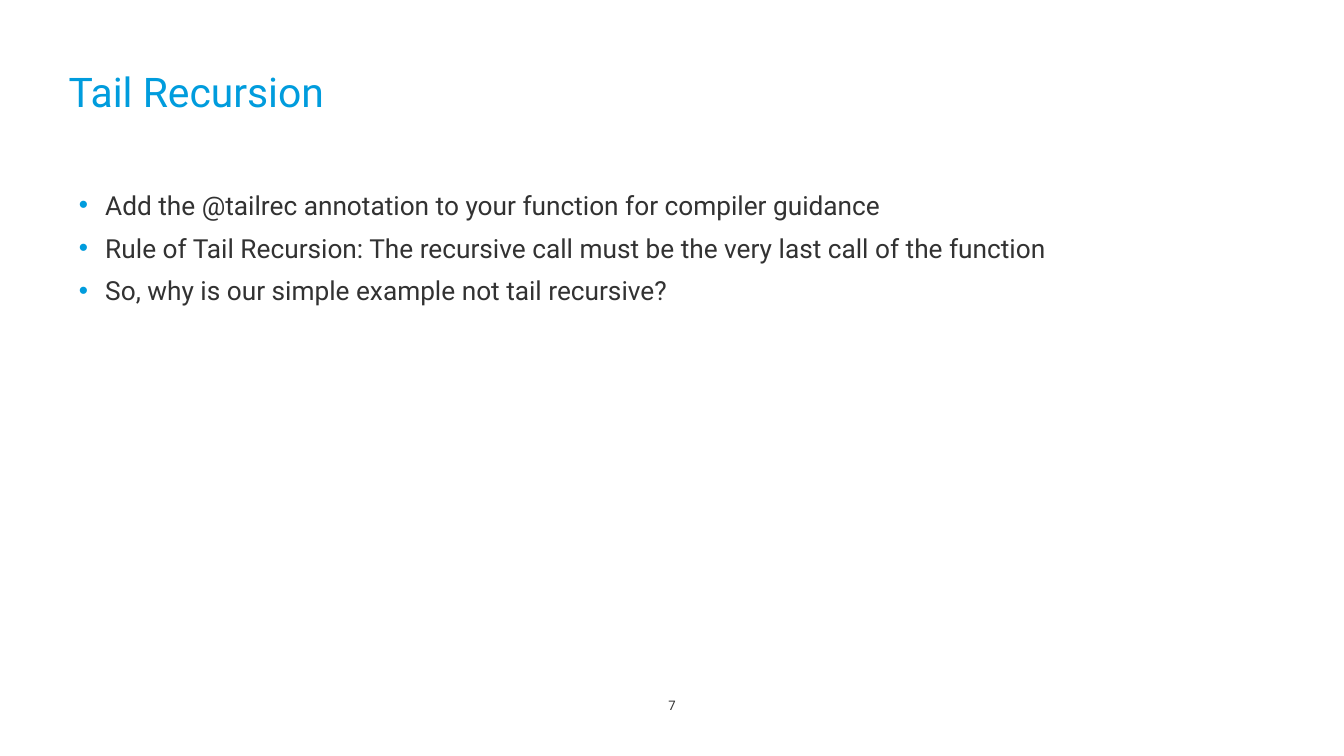
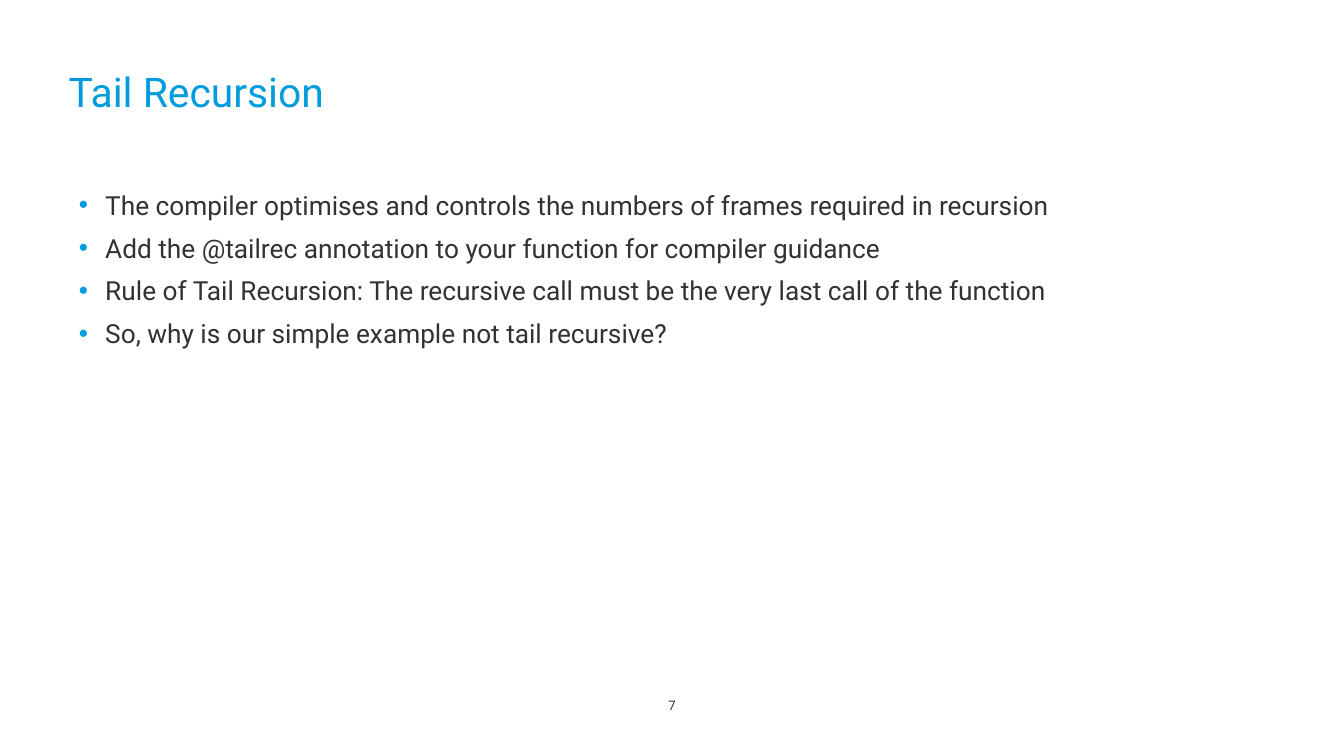
Before and after one commit to mveeprojects/ScalaRecursion, a slide deck: slide 7 of docs/tailrec.pptx. Drawn at 1344x756 pixels with LibreOffice and Linux fonts; fonts in the diff are those of the drawing; background and template pictures are left out. Boxes give left, top, right and bottom in pixels: in the first picture for what was removed or moved away, otherwise in the second. Text is boxed around its words. In the diff, an @@ line names an element or a change of style, - is before the commit and + after.

Commit message:
Updating ppt

```diff
--- a/docs/tailrec.pptx
+++ b/docs/tailrec.pptx
@@ text at (x1=105, y1=195, x2=1048, y2=221): paragraph added @@
+• The compiler optimises and controls the numbers of frames required in recursion
```
